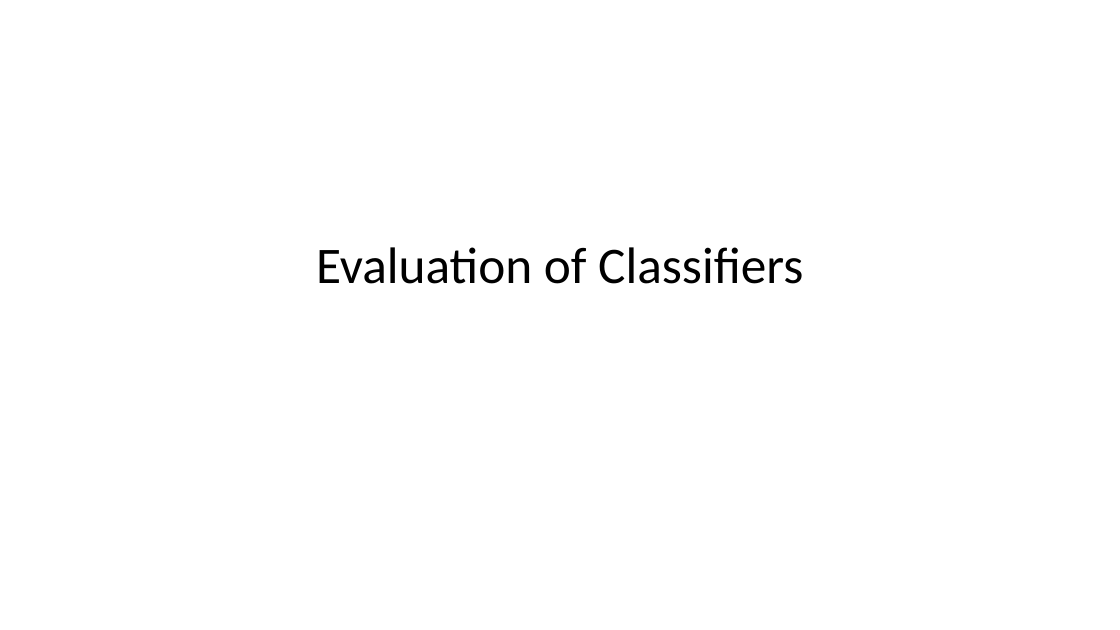
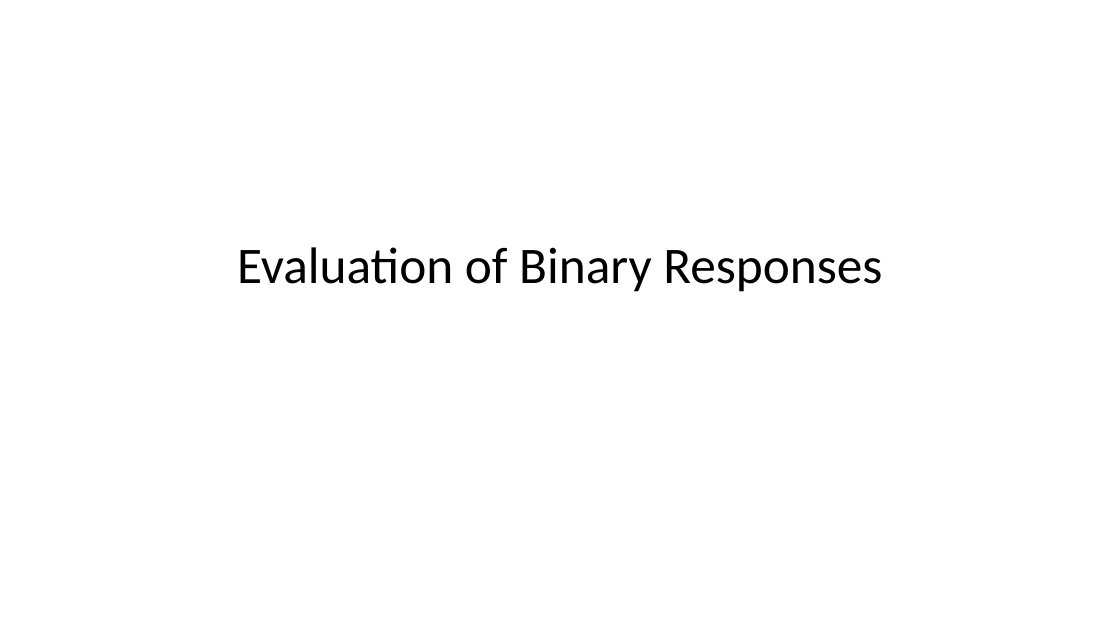
Before and after one commit to StephenElston/CSCI-E-83, a slide deck: slide 34 of LectureSlides/09_GeneralizingTheLinearModel.pptx. Drawn at 1120x630 pixels with LibreOffice and Linux fonts; fonts in the diff are those of the drawing. Boxes give left, top, right and bottom in pixels: in the first picture for what was removed or moved away, otherwise in the second. Text is boxed around its words. In the diff, an @@ line names an element or a change of style, - is before the commit and + after.

```diff
--- a/LectureSlides/09_GeneralizingTheLinearModel.pptx
+++ b/LectureSlides/09_GeneralizingTheLinearModel.pptx
@@ title at [237, 247, 882, 292]: text changed @@
-Evaluation of Classifiers
+Evaluation of Binary Responses
```
Also in this commit, not shown: 13 other slides changed.
